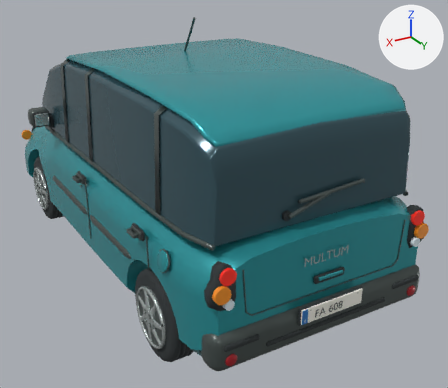
The Blender file source_blender/Multum.blend as it was, and as the next commit left it.
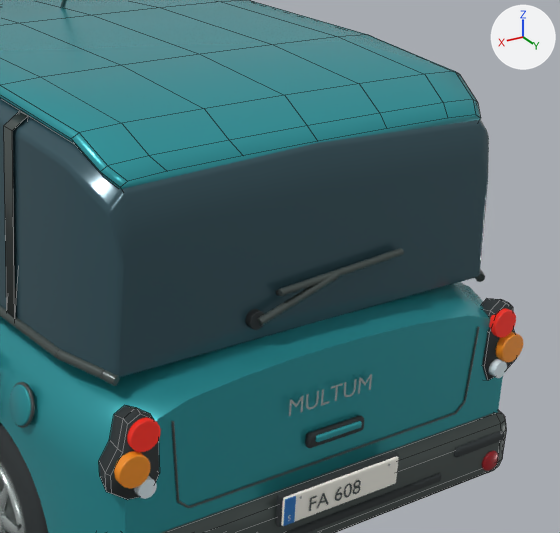
Old and new are each drawn whole from a 50 mm lens placed at (2.28, 4.53, 2.7), pointed at (-0.24, 0.33, 0.6) and again close up on the part from 34% to 100% of the width and 12% to 85% of the height. Arrows for +X, +Y and +Z are at upper right; the lights stay in place. The first two pictures are the older version. The close-ups show mesh edges as thin lines.

The first close-up shows 'Däck.003', 'Flush window pillar.005', 'Panoramic glasshouse', 'Rear bumper', 'Rear bumper central rub strip', 'Rear indicator lens.001', 'Rear wiper blade rail', 'Registration plate.001', 'Rounded body and short bonnet', 'Rounded rear lamp housing.001', 'Rounded roof skin', 'Tail lamp.001' and 29 more.
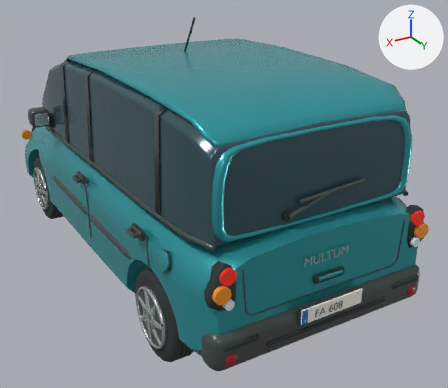
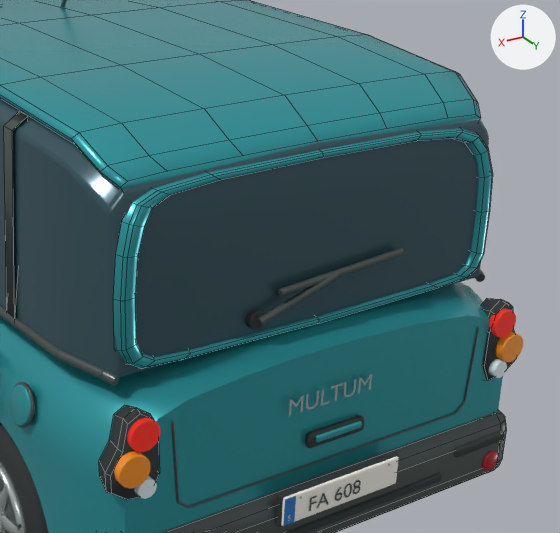
Commit message: Frame the Multum rear window

Where the change shows, as pixel boxes [x1, y1, x2, y2] in the close-ups (560 x 533 px):
'Painted rear window surround', added
    after: [113, 128, 493, 369]

What changed in the scene script:
```text
Add me_painted_rear_window_surround:
    me_painted_rear_window_surround.from_pydata(...)  # 110 vertices, 88 faces; spans x -0.747..0.747, y 1.817..1.887, z 1.059..1.639
    me_painted_rear_window_surround.polygons.foreach_set('use_smooth', [True] * 88)
    me_painted_rear_window_surround.materials.append(mat_lagoon_teal_enamel)  # cyan #35a4ac
Add ob_painted_rear_window_surround:
    ob_painted_rear_window_surround = bpy.data.objects.new('Painted rear window surround', me_painted_rear_window_surround)
    ob_painted_rear_window_surround.parent = ob_fait_multum
    ob_painted_rear_window_surround.location = (0.0, 0.0, 0.0)
```
